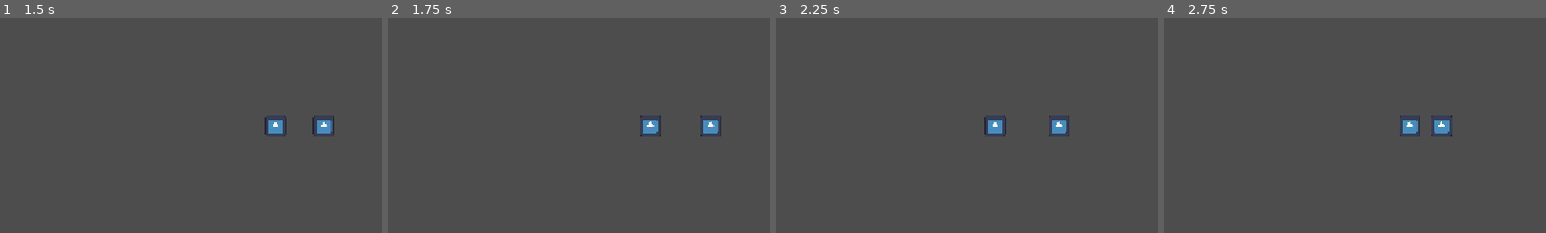
Above: before the commit, frames 1-4 (left to right).
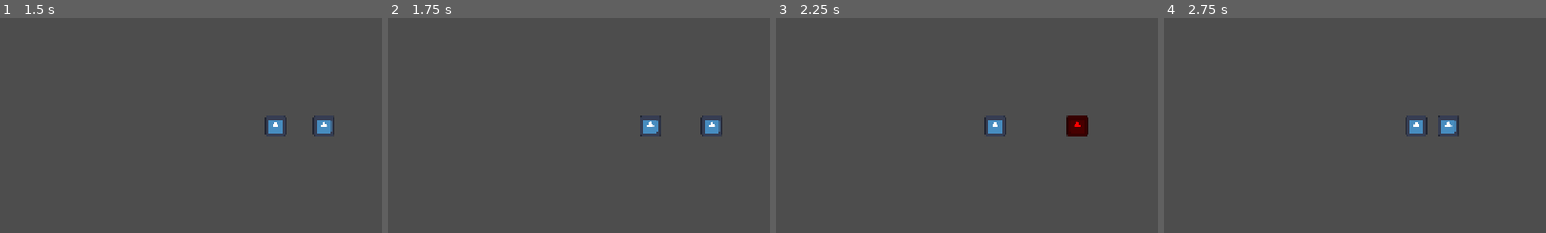
Above: after the commit, the same moments.

Repository: shanwinder/lastblade
Game: Godot game, scene res://scenes/main/Main.tscn
The game is run twice, just before and just after one commit, with the same random seed, the same clock (stepped at 60 frames per second) and the same inputs. The engine's default icon, where the game draws it, is replaced by a stand-in: a white triangle on a blue panel in a dark square.
Inputs:
- Up to frame 1 (1.5 s): hold Right (ui_right) 0.53-1.28 s; tap J (attack) at 0.6, 1.35 s; hold Left (ui_left) from 1.28 s (still down)
- Up to frame 2 (1.75 s): keep holding Left (ui_left)
- Up to frame 3 (2.25 s): release Left (ui_left) at 2.03 s; hold Right (ui_right) from 2.03 s (still down); tap J (attack) at 2.1 s
- Up to frame 4 (2.75 s): keep holding Right (ui_right)
The pictures show only the part of the screen within x 17-67%, y 25-75%; the shares and areas given below are measured in that part.

Frame 1 is identical in both runs. In frame 2, 0.2% of the frame differs, in the area x 81-88%, y 45-56%; in frame 3, 0.8%, in the area x 71-82%, y 45-56%; in frame 4, 0.6%.

Commit message:
Add player/enemy combat, HP, and hitboxes
Add health, damage and attack logic for player and enemy (player.gd, EnemyDummy.gd) including max/current HP, take_damage/flash/die functions, attack timing (active time + recovery/cooldown) and hitbox enable/disable using Area2D CollisionShape2D. Implement facing, movement interaction with attack state, and a one-hit-per-swing guard (has_hit_player) for the enemy. Wire Area2D signals to apply damage to targets and initialize hitboxes disabled by default. Update Main.tscn to add Hurtbox and Enemy AttackHitbox nodes and corresponding collision shapes so attacks can be detected in the scene.

Diff:
--- a/last-blade-trial/EnemyDummy.gd
+++ b/last-blade-trial/EnemyDummy.gd
@@ -1,59 +1,181 @@
 extends CharacterBody2D
 
+# เลือดสูงสุดของศัตรู
 @export var max_hp: int = 30
+
+# ความเร็วในการเดินเข้าหาผู้เล่น
 @export var move_speed: float = 120.0
+
+# ระยะที่ศัตรูจะหยุดเมื่อเข้าใกล้ผู้เล่น
 @export var stop_distance: float = 90.0
 
-var current_hp: int
+# ดาเมจที่ศัตรูทำได้เมื่อโจมตีโดนผู้เล่น
+@export var attack_damage: int = 10
+
+# ระยะเวลาที่ Hitbox ของศัตรูเปิดตอนโจมตี
+@export var attack_active_time: float = 0.18
+
+# เวลารอระหว่างการโจมตีแต่ละครั้ง
+@export var attack_cooldown: float = 1.2
+
+# อ้างอิงผู้เล่น
 var player: CharacterBody2D
 
+# เลือดปัจจุบันของศัตรู
+var current_hp: int
+
+# ใช้เช็กว่าศัตรูกำลังโจมตีอยู่หรือไม่
+var is_attacking: bool = false
+
+# ใช้เช็กว่าศัตรูโจมตีโดนผู้เล่นไปแล้วหรือยังในจังหวะนี้
+# เพื่อป้องกันโดนดาเมจซ้ำหลายครั้งจากการโจมตีครั้งเดียว
+var has_hit_player: bool = false
+
+# ทิศที่ศัตรูหันหน้าอยู่ 1 = ขวา, -1 = ซ้าย
+var facing_direction: int = -1
+
+# ระยะห่างของ Hitbox ศัตรูจากตัวศัตรู
+var attack_hitbox_offset_x: float = 55.0
+
+# อ้างอิง Sprite2D เพื่อใช้กลับด้านและเปลี่ยนสี
 @onready var sprite_2d: Sprite2D = $Sprite2D
+
+# อ้างอิง AttackHitbox ของศัตรู
+@onready var attack_hitbox: Area2D = $AttackHitbox
+
+# อ้างอิง CollisionShape2D ของ AttackHitbox เพื่อเปิด/ปิดพื้นที่โจมตี
+@onready var attack_shape: CollisionShape2D = $AttackHitbox/CollisionShape2D
 
 
 func _ready() -> void:
+	# ตั้งเลือดเริ่มต้นของศัตรู
 	current_hp = max_hp
+
+	# หา node ผู้เล่น
+	# สำคัญ: ถ้า node ผู้เล่นของคุณชื่อ Player ตัว P ใหญ่ ให้เปลี่ยน "player" เป็น "Player"
 	player = get_parent().get_node("Player")
+
+	# ปิด Hitbox ของศัตรูไว้ก่อน
+	attack_shape.disabled = true
+
+	# วาง Hitbox ไว้ด้านหน้าศัตรู
+	attack_hitbox.position.x = attack_hitbox_offset_x * facing_direction
+
+	# เชื่อมสัญญาณ เมื่อ AttackHitbox ของศัตรูชน Area2D อื่น
+	attack_hitbox.area_entered.connect(_on_attack_hitbox_area_entered)
+
 	print("Enemy ready. HP =", current_hp)
 
 
-func _physics_process(delta: float) -> void:
+func _physics_process(_delta: float) -> void:
+	# ถ้าผู้เล่นไม่อยู่แล้ว เช่น ตายไป ให้ศัตรูไม่ทำอะไร
 	if not is_instance_valid(player):
+		velocity.x = 0
+		move_and_slide()
 		return
 
+	# ถ้ากำลังโจมตี ให้หยุดอยู่กับที่
+	if is_attacking:
+		velocity.x = 0
+		move_and_slide()
+		return
+
+	# คำนวณระยะห่างระหว่างศัตรูกับผู้เล่นในแกน x
 	var distance_to_player: float = player.global_position.x - global_position.x
 
+	# กำหนดทิศที่ศัตรูควรหันหน้าไป
+	if distance_to_player != 0:
+		facing_direction = sign(distance_to_player)
+		sprite_2d.flip_h = facing_direction < 0
+		attack_hitbox.position.x = attack_hitbox_offset_x * facing_direction
+
+	# ถ้ายังอยู่ไกล ให้เดินเข้าหาผู้เล่น
 	if abs(distance_to_player) > stop_distance:
-		velocity.x = sign(distance_to_player) * move_speed
+		velocity.x = facing_direction * move_speed
 	else:
+		# ถ้าอยู่ใกล้พอ ให้หยุดแล้วโจมตี
 		velocity.x = 0
+		attack()
 
 	velocity.y = 0
-
 	move_and_slide()
 
-	if velocity.x != 0:
-		sprite_2d.flip_h = velocity.x < 0
+
+func attack() -> void:
+	# ถ้ากำลังโจมตีอยู่แล้ว ไม่ให้เริ่มโจมตีซ้ำ
+	if is_attacking:
+		return
+
+	# เริ่มสถานะโจมตี
+	is_attacking = true
+
+	# รีเซ็ตว่าโจมตีครั้งนี้ยังไม่โดนผู้เล่น
+	has_hit_player = false
+
+	print("Enemy Attack! Hitbox ON")
+
+	# เปิด Hitbox ของศัตรู
+	attack_shape.disabled = false
+
+	# รอช่วงที่การโจมตีมีผล
+	await get_tree().create_timer(attack_active_time).timeout
+
+	# ปิด Hitbox หลังหมดจังหวะโจมตี
+	attack_shape.disabled = true
+	print("Enemy Hitbox OFF")
+
+	# รอ cooldown ก่อนโจมตีครั้งต่อไป
+	await get_tree().create_timer(attack_cooldown).timeout
+
+	# จบสถานะโจมตี
+	is_attacking = false
+
+
+func _on_attack_hitbox_area_entered(area: Area2D) -> void:
+	# ถ้าไม่ได้กำลังโจมตี ก็ไม่ทำดาเมจ
+	if not is_attacking:
+		return
+
+	# ถ้าโจมตีโดนผู้เล่นไปแล้วในครั้งนี้ ไม่ทำซ้ำ
+	if has_hit_player:
+		return
+
+	# ถ้า AttackHitbox ชน Hurtbox ของ player
+	if area.name == "Hurtbox":
+		var target = area.get_parent()
+
+		# ถ้าเป้าหมายมีฟังก์ชัน take_damage ให้สั่งลดเลือด
+		if target.has_method("take_damage"):
+			has_hit_player = true
+			target.take_damage(attack_damage)
 
 
 func take_damage(amount: int) -> void:
+	# ลด HP ของศัตรู
 	current_hp -= amount
 	print("Enemy took damage:", amount, "HP left:", current_hp)
 
+	# กระพริบแดงเมื่อโดนตี
 	flash_red()
 
+	# ถ้า HP หมด ให้ตาย
 	if current_hp <= 0:
 		die()
 
 
 func flash_red() -> void:
+	# เปลี่ยนสีศัตรูเป็นแดงชั่วคราว
 	sprite_2d.modulate = Color.RED
 
+	# รอ 0.1 วินาที
 	await get_tree().create_timer(0.1).timeout
 
+	# ถ้า sprite ยังอยู่ ให้เปลี่ยนกลับเป็นขาว
 	if is_instance_valid(sprite_2d):
 		sprite_2d.modulate = Color.WHITE
 
 
 func die() -> void:
+	# ลบศัตรูออกจากฉาก
 	print("Enemy defeated!")
 	queue_free()
--- a/last-blade-trial/player.gd
+++ b/last-blade-trial/player.gd
@@ -1,69 +1,149 @@
 extends CharacterBody2D
 
+# ความเร็วในการเดินของผู้เล่น
 @export var speed: float = 300.0
+
+# ดาเมจที่ผู้เล่นทำได้เมื่อโจมตีโดนศัตรู
 @export var attack_damage: int = 10
+
+# เลือดสูงสุดของผู้เล่น
+@export var max_hp: int = 100
+
+# ระยะเวลาที่ Hitbox ของดาบเปิดตอนโจมตี
 @export var attack_active_time: float = 0.18
+
+# เวลาหน่วงหลังโจมตี ก่อนจะขยับหรือโจมตีใหม่ได้
 @export var attack_recovery_time: float = 0.12
 
+# อ้างอิง node Sprite2D เพื่อใช้กลับด้านตัวละคร
 @onready var sprite_2d: Sprite2D = $Sprite2D
+
+# อ้างอิง AttackHitbox ของผู้เล่น
 @onready var attack_hitbox: Area2D = $AttackHitbox
+
+# อ้างอิง CollisionShape2D ของ AttackHitbox เพื่อเปิด/ปิดพื้นที่โจมตี
 @onready var attack_shape: CollisionShape2D = $AttackHitbox/CollisionShape2D
 
+# เลือดปัจจุบันของผู้เล่น
+var current_hp: int
+
+# ใช้เช็กว่าตอนนี้ผู้เล่นกำลังโจมตีอยู่หรือไม่
 var is_attacking: bool = false
+
+# ทิศที่ผู้เล่นหันหน้าอยู่ 1 = ขวา, -1 = ซ้าย
 var facing_direction: int = 1
+
+# ระยะห่างของ Hitbox ดาบจากตัวผู้เล่น
 var attack_hitbox_offset_x: float = 55.0
 
 
 func _ready() -> void:
+	# ตั้งเลือดเริ่มต้นให้เต็ม
+	current_hp = max_hp
+
+	# ปิด Hitbox ดาบไว้ก่อน เพราะยังไม่ได้โจมตี
 	attack_shape.disabled = true
+
+	# วาง Hitbox ดาบไว้ด้านหน้าตามทิศที่ผู้เล่นหัน
 	attack_hitbox.position.x = attack_hitbox_offset_x * facing_direction
 
+	# เชื่อมสัญญาณ เมื่อ AttackHitbox ไปชน Area2D อื่น
 	attack_hitbox.area_entered.connect(_on_attack_hitbox_area_entered)
 
+	print("Player ready. HP =", current_hp)
 
-func _physics_process(delta: float) -> void:
+
+func _physics_process(_delta: float) -> void:
+	# รับค่าการกดปุ่มซ้าย/ขวา จาก ui_left และ ui_right
 	var direction := Input.get_axis("ui_left", "ui_right")
 
+	# ถ้ากำลังโจมตี ให้หยุดขยับชั่วคราว
 	if is_attacking:
 		velocity.x = 0
 	else:
 		velocity.x = direction * speed
 
+	# ตอนนี้ยังไม่มีแรงโน้มถ่วง จึงให้แกน y เป็น 0 ไปก่อน
 	velocity.y = 0
 
+	# สั่งให้ CharacterBody2D เคลื่อนที่ตาม velocity
 	move_and_slide()
 
+	# ถ้ามีการเดิน และไม่ได้โจมตี ให้เปลี่ยนทิศหันหน้า
 	if direction != 0 and not is_attacking:
 		facing_direction = sign(direction)
 		sprite_2d.flip_h = facing_direction < 0
+
+		# ย้าย Hitbox ดาบไปด้านหน้าของตัวละคร
 		attack_hitbox.position.x = attack_hitbox_offset_x * facing_direction
 
+	# ถ้ากดปุ่ม attack และไม่ได้กำลังโจมตีอยู่ ให้เรียกฟังก์ชัน attack()
 	if Input.is_action_just_pressed("attack") and not is_attacking:
 		attack()
 
 
 func attack() -> void:
+	# เริ่มสถานะโจมตี
 	is_attacking = true
 	print("Player Attack! Hitbox ON")
 
+	# เปิด CollisionShape ของดาบ เพื่อให้ตรวจจับการชนได้
 	attack_shape.disabled = false
 
+	# รอช่วงเวลาที่ดาบมีผลจริง
 	await get_tree().create_timer(attack_active_time).timeout
 
+	# ปิด Hitbox ดาบหลังหมดจังหวะโจมตี
 	attack_shape.disabled = true
 	print("Hitbox OFF")
 
+	# รอ recovery เพื่อให้โจมตีมีจังหวะ ไม่รัวเกินไป
 	await get_tree().create_timer(attack_recovery_time).timeout
 
+	# จบสถานะโจมตี
 	is_attacking = false
 
 
 func _on_attack_hitbox_area_entered(area: Area2D) -> void:
+	# ถ้าไม่ได้อยู่ในจังหวะโจมตี ก็ไม่ทำดาเมจ
 	if not is_attacking:
 		return
 
+	# ถ้า Hitbox ไปชน Area ที่ชื่อ Hurtbox แปลว่าโดนศัตรู
 	if area.name == "Hurtbox":
 		var enemy = area.get_parent()
 
+		# เช็กว่า node นั้นมีฟังก์ชัน take_damage หรือไม่
 		if enemy.has_method("take_damage"):
 			enemy.take_damage(attack_damage)
+
+
+func take_damage(amount: int) -> void:
+	# ลดเลือดผู้เล่นตามจำนวนดาเมจที่ได้รับ
+	current_hp -= amount
+	print("Player took damage:", amount, "HP left:", current_hp)
+
+	# ทำเอฟเฟกต์กระพริบแดงแบบง่าย ๆ
+	flash_red()
+
+	# ถ้าเลือดหมด ให้ตาย
+	if current_hp <= 0:
+		die()
+
+
+func flash_red() -> void:
+	# เปลี่ยนสีตัวละครเป็นสีแดงชั่วคราว
+	sprite_2d.modulate = Color.RED
+
+	# รอ 0.1 วินาที
+	await get_tree().create_timer(0.1).timeout
+
+	# ถ้า Sprite ยังอยู่ ให้เปลี่ยนกลับเป็นสีขาว
+	if is_instance_valid(sprite_2d):
+		sprite_2d.modulate = Color.WHITE
+
+
+func die() -> void:
+	# ตอนนี้ให้พิมพ์ข้อความก่อน ภายหลังค่อยทำ Game Over
+	print("Player defeated!")
+	queue_free()
--- a/last-blade-trial/scenes/main/Main.tscn
+++ b/last-blade-trial/scenes/main/Main.tscn
@@ -10,11 +10,17 @@
 [sub_resource type="RectangleShape2D" id="RectangleShape2D_u4lie"]
 size = Vector2(80, 50)
 
+[sub_resource type="RectangleShape2D" id="RectangleShape2D_32k8f"]
+size = Vector2(70, 70)
+
 [sub_resource type="RectangleShape2D" id="RectangleShape2D_ifqgg"]
 size = Vector2(64, 64)
 
 [sub_resource type="RectangleShape2D" id="RectangleShape2D_g58pq"]
 size = Vector2(70, 70)
+
+[sub_resource type="RectangleShape2D" id="RectangleShape2D_5q3e4"]
+size = Vector2(75, 50)
 
 [node name="Main" type="Node2D" unique_id=2023704259]
 
@@ -36,6 +42,11 @@
 shape = SubResource("RectangleShape2D_u4lie")
 disabled = true
 
+[node name="Hurtbox" type="Area2D" parent="Player" unique_id=479939176]
+
+[node name="CollisionShape2D" type="CollisionShape2D" parent="Player/Hurtbox" unique_id=749896351]
+shape = SubResource("RectangleShape2D_32k8f")
+
 [node name="EnemyDummy" type="CharacterBody2D" parent="." unique_id=842392976]
 position = Vector2(750, 324)
 script = ExtResource("3_q24mn")
@@ -52,3 +63,10 @@
 
 [node name="CollisionShape2D" type="CollisionShape2D" parent="EnemyDummy/Hurtbox" unique_id=1759081521]
 shape = SubResource("RectangleShape2D_g58pq")
+
+[node name="AttackHitbox" type="Area2D" parent="EnemyDummy" unique_id=1157834237]
+position = Vector2(-55, 0)
+
+[node name="CollisionShape2D" type="CollisionShape2D" parent="EnemyDummy/AttackHitbox" unique_id=1718272491]
+shape = SubResource("RectangleShape2D_5q3e4")
+disabled = true
Not shown, changed: last-blade-trial/.DS_Store
